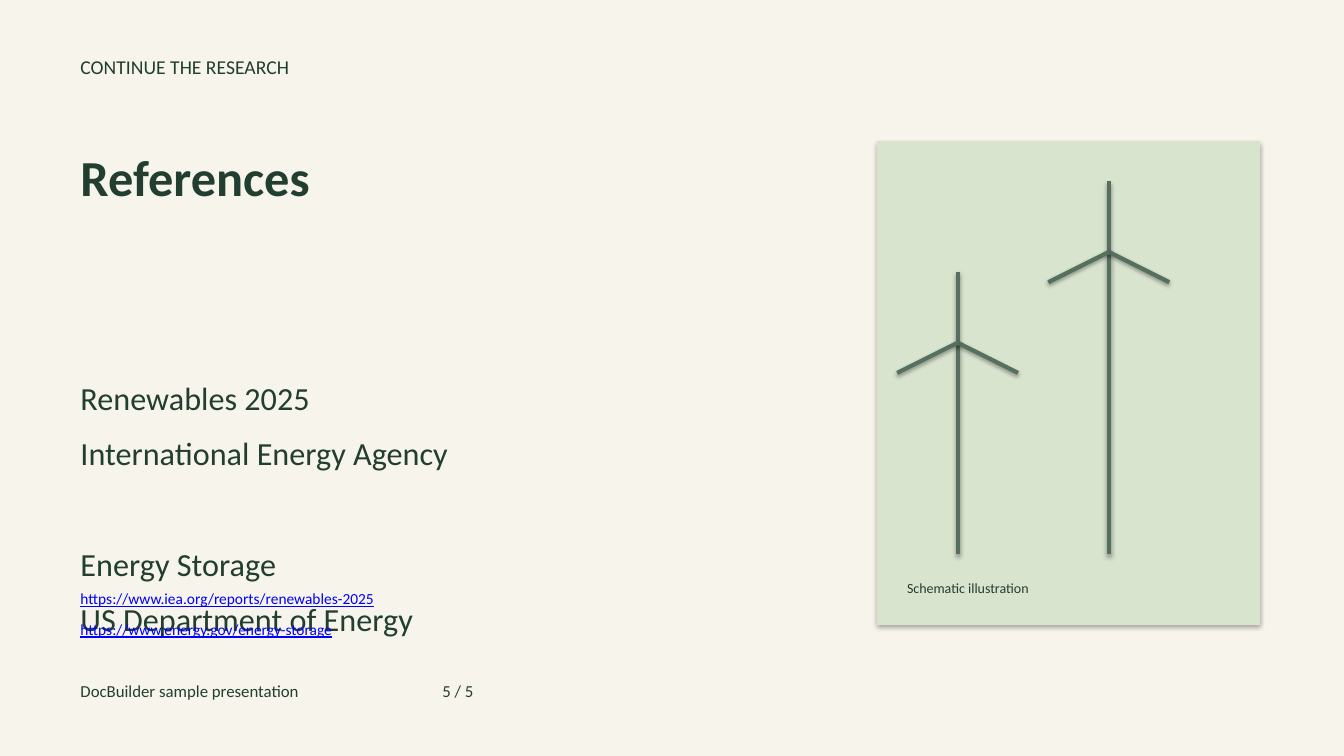
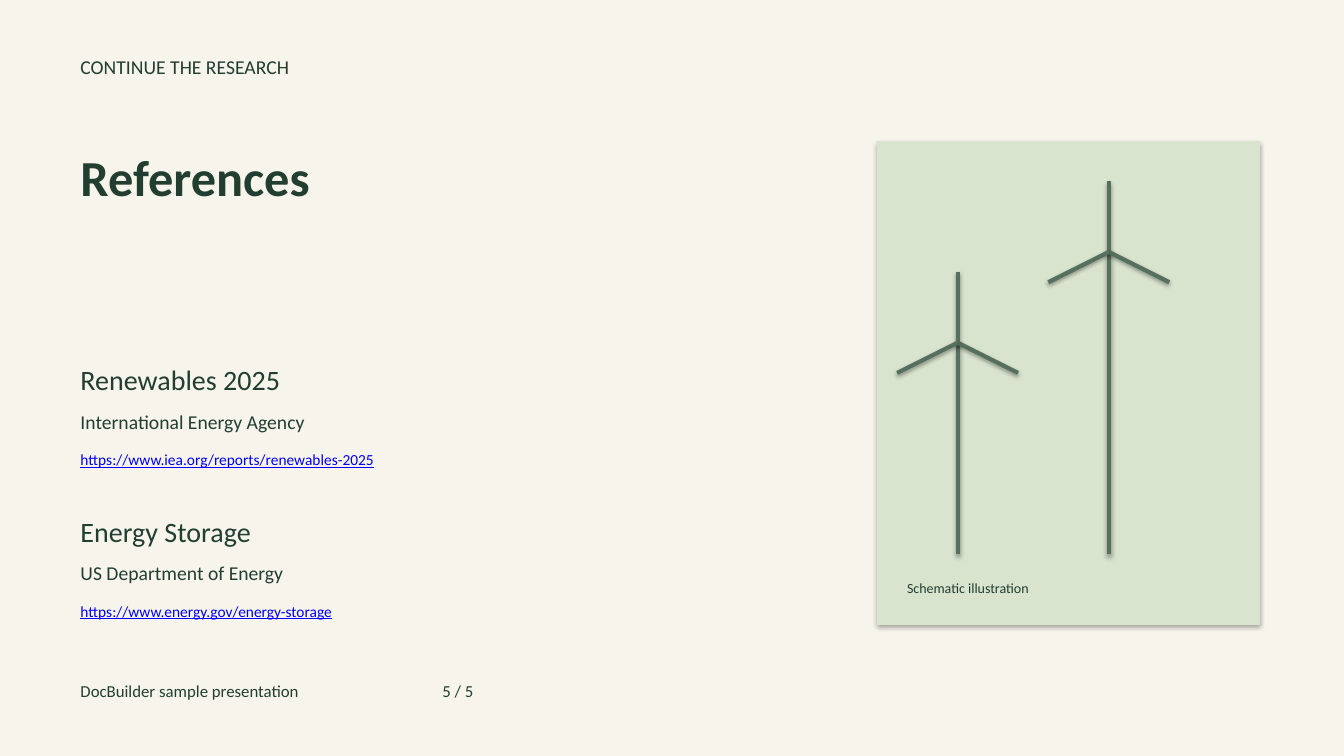
Before and after one commit to NoobSambit/docbuilder, a slide deck: slide 5 of frontend/public/landing/samples/clean-energy-briefing.pptx. Drawn at 1344x756 pixels with LibreOffice and Linux fonts; fonts in the diff are those of the drawing. Boxes give left, top, right and bottom in pixels: in the first picture for what was removed or moved away, otherwise in the second. Text is boxed around its words. In the diff, an @@ line names an element or a change of style, - is before the commit and + after.

```diff
--- a/frontend/public/landing/samples/clean-energy-briefing.pptx
+++ b/frontend/public/landing/samples/clean-energy-briefing.pptx
@@ text at box(80, 387, 448, 582): paragraphs removed @@
-Renewables 2025
-International Energy Agency
-Energy Storage
@@ text added at box(80, 370, 280, 390), 20 pt, text #223E30 @@
+Renewables 2025
@@ text added at box(80, 415, 305, 433), 14 pt, text #223E30 @@
+International Energy Agency
@@ text "https://www.iea.org/reports/renewables-2025": place and size @@
-text "https://www.iea.org/reports/renewables-2025" at box(80, 593, 373, 607)
+text "https://www.iea.org/reports/renewables-2025" at box(80, 454, 373, 468)
@@ text added at box(80, 524, 250, 547), 20 pt, text #223E30 @@
+Energy Storage
@@ text "US Department of Energy": place and size @@
-text "US Department of Energy" at box(80, 387, 448, 638)
+text "US Department of Energy" at box(80, 566, 283, 584)
@@ text "US Department of Energy" at box(80, 566, 283, 584): size 23 to 14 pt @@
@@ text "https://www.energy.gov/energy-storage": place and size @@
-text "https://www.energy.gov/energy-storage" at box(80, 622, 331, 638)
+text "https://www.energy.gov/energy-storage" at box(80, 606, 331, 620)
```
Also in this commit, not shown: 12 other files.
